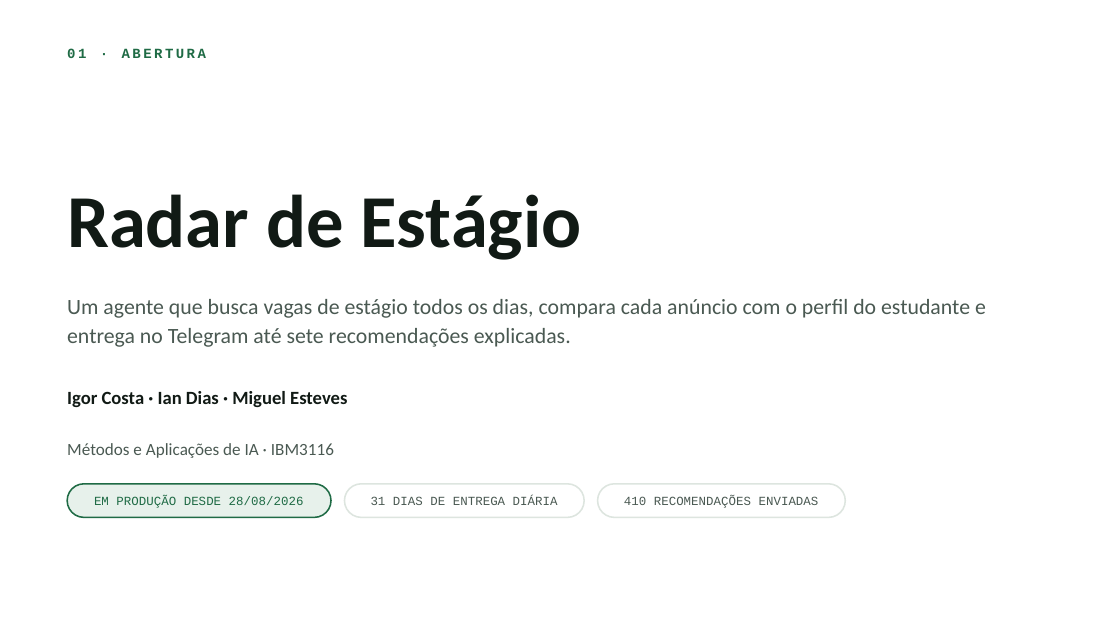
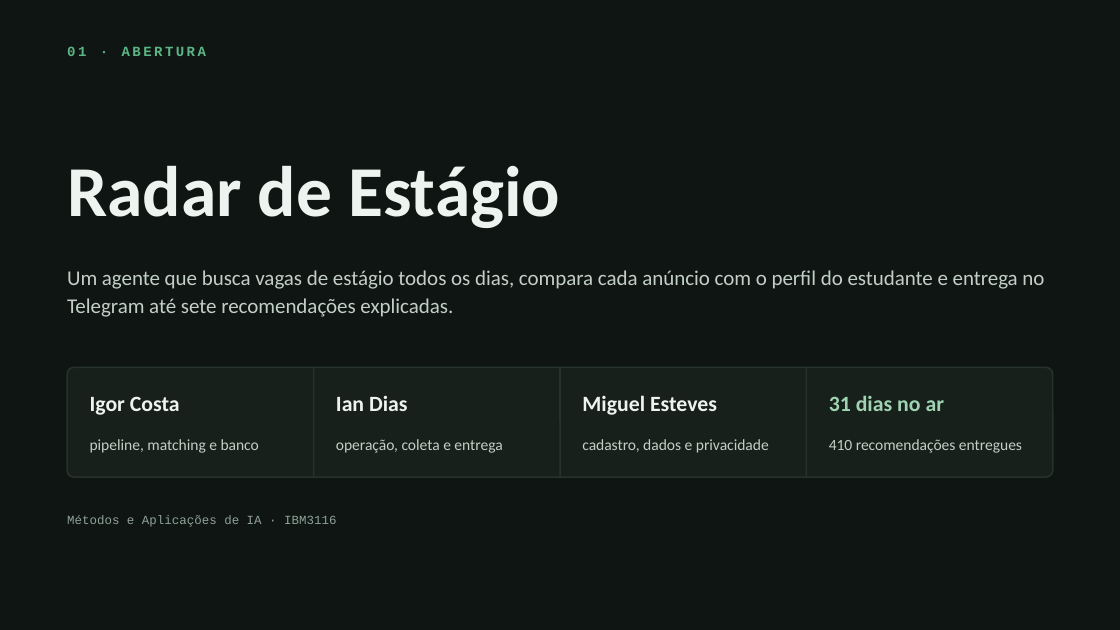
Before and after one commit to RadarEstagio/RadarEstagio, a slide deck: slide 1 of apresentacao/radar-de-estagio-pit.pptx. Drawn at 1120x630 pixels with LibreOffice and Linux fonts; fonts in the diff are those of the drawing. Boxes give left, top, right and bottom in pixels: in the first picture for what was removed or moved away, otherwise in the second. Text is boxed around its words. In the diff, an @@ line names an element or a change of style, - is before the commit and + after.

```diff
--- a/apresentacao/radar-de-estagio-pit.pptx
+++ b/apresentacao/radar-de-estagio-pit.pptx
@@ background #FFFFFF to #0F1512 @@
@@ text "01 · ABERTURA" at (67,46,207,56): text colour #1F6B45 to #5CB584 @@
@@ text "Radar de Estágio": place and size @@
-text "Radar de Estágio" at (67,194,582,260)
+text "Radar de Estágio" at (67,165,560,228)
@@ text "Radar de Estágio" at (67,165,560,228): size 48 to 46 pt, text colour #111A15 to #EEF3EF @@
@@ text "Um agente que busca vagas ...": place and size @@
-text "Um agente que busca vagas ..." at (67,299,986,347)
+text "Um agente que busca vagas ..." at (67,270,1044,317)
@@ text "Um agente que busca vagas ..." at (67,270,1044,317): size 14 to 13.5 pt, text colour #4A5952 to #C2CFC7 @@
@@ rounded rectangle added at (67,367,1053,477), fill #17201A, outline #26332C 1 pt @@
@@ line added from (314, 367) to (314, 477), #26332C 1 pt @@
@@ line added from (560, 367) to (560, 477), #26332C 1 pt @@
@@ line added from (806, 367) to (806, 477), #26332C 1 pt @@
@@ text removed at (67,391,347,407) @@
-Igor Costa · Ian Dias · Miguel Esteves
@@ text added at (90,396,180,415), 14 pt, text #EEF3EF, bold @@
+Igor Costa
@@ text added at (336,395,408,411), 14 pt, text #EEF3EF, bold @@
+Ian Dias
@@ text added at (582,395,717,415), 14 pt, text #EEF3EF, bold @@
+Miguel Esteves
@@ text added at (829,395,945,411), 14 pt, text #9FD3B2, bold @@
+31 dias no ar
@@ text added at (90,439,259,453), 10 pt, text #C2CFC7 @@
+pipeline, matching e banco
@@ text added at (336,439,502,453), 10 pt, text #C2CFC7 @@
+operação, coleta e entrega
@@ text added at (582,439,769,453), 10 pt, text #C2CFC7 @@
+cadastro, dados e privacidade
@@ text at (829,439,1022,453): text changed; size 8 to 10 pt; font Courier New to Calibri; text colour #4A5952 to #C2CFC7 @@
-410 RECOMENDAÇÕES ENVIADAS
+410 recomendações entregues
@@ text "Métodos e Aplicações de IA ...": place and size @@
-text "Métodos e Aplicações de IA ..." at (67,443,334,458)
+text "Métodos e Aplicações de IA ..." at (67,515,336,527)
@@ text "Métodos e Aplicações de IA ..." at (67,515,336,527): size 11 to 8 pt, font Calibri to Courier New, text colour #4A5952 to #8FA298; line spacing 1.1 to 1 @@
@@ rounded rectangle removed at (67,484,332,517) @@
@@ text removed at (94,496,304,508) @@
-EM PRODUÇÃO DESDE 28/08/2026
@@ rounded rectangle removed at (345,484,585,517) @@
@@ text removed at (371,496,558,505) @@
-31 DIAS DE ENTREGA DIÁRIA
@@ rounded rectangle removed at (598,484,846,517) @@
```
Also in this commit, not shown: 9 other slides changed, 1 other file.
